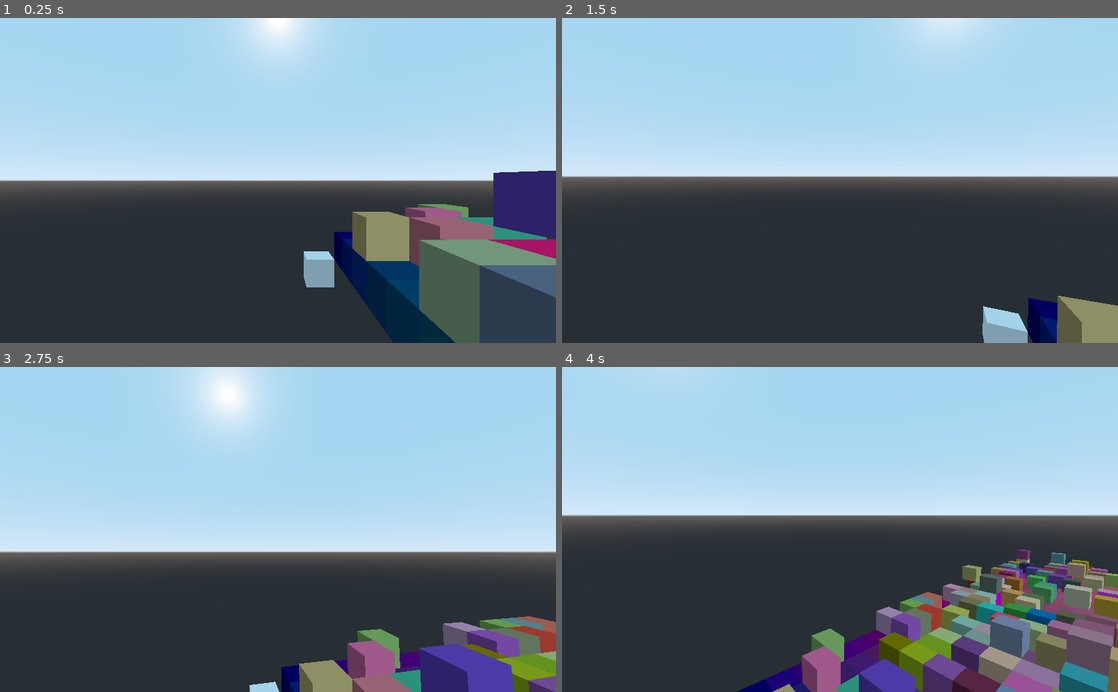
Above: before the commit, frames 1-4 (two rows, left to right).
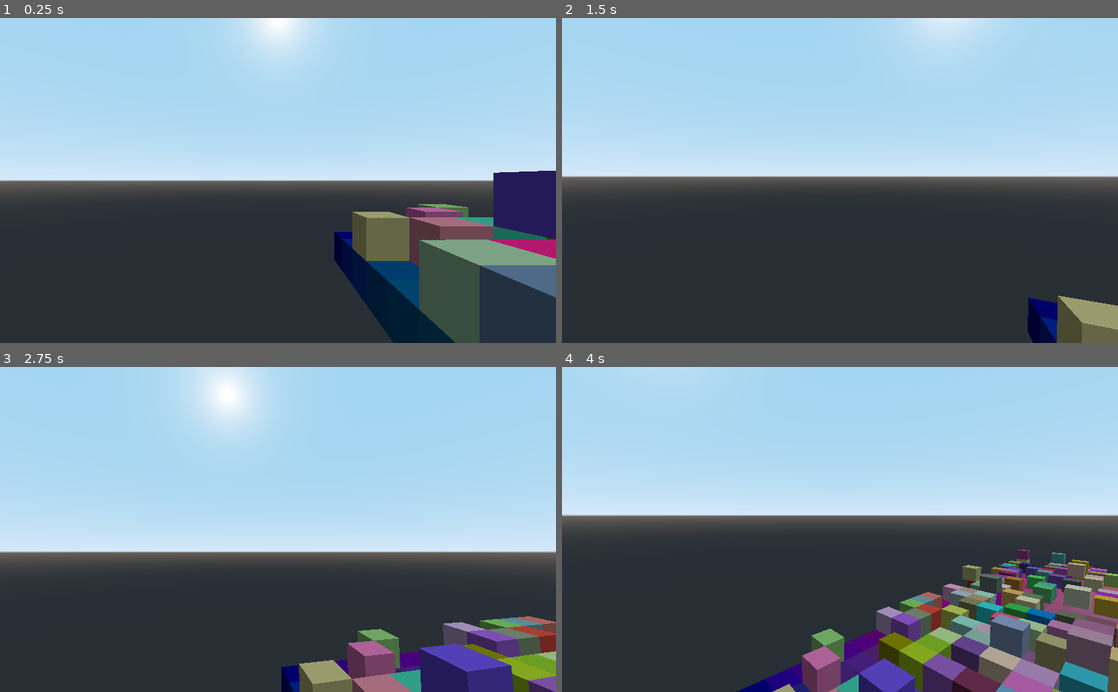
Above: after the commit, the same moments.

Repository: CrispyPin/voxel-raymarcher
Game: Godot game, scene res://main.tscn
The game is run twice, just before and just after one commit, with the same random seed, the same clock (stepped at 60 frames per second) and the same inputs.
Inputs (mouse positions are in pixels of both pictures, inside the frame that each line leads up to):
- Up to frame 1 (0.25 s): no input
- Up to frame 2 (1.5 s): tap Enter at 0.5 s; move the mouse to (867, 180) at 0.52 s; hold Up (ui_up) from 0.53 s (still down); tap Space at 1.25 s; move the mouse to (812, 180) at 1.27 s
- Up to frame 3 (2.75 s): keep holding Up (ui_up); move the mouse to (289, 523) at 2.02 s
- Up to frame 4 (4 s): keep holding Up (ui_up); tap Enter at 2.75 s; move the mouse to (834, 536) at 2.77 s; tap Space at 3.5 s; move the mouse to (878, 532) at 3.52 s

The runs differ from the first frame. In frame 1, 2.4% of the frame differs, in the area x 54-99%, y 58-83%; in frame 2, 1.1%; in frame 3, 2.1%; in frame 4, 1.6%.

Commit message:
fix normals

Diff:
--- a/cube-raymarch/chunk.gd
+++ b/cube-raymarch/chunk.gd
@@ -8,6 +8,7 @@
 	voxels.flags = 0
 	_voxel.create(1, 1, false, Image.FORMAT_RGBA8)
 	_voxel.lock()
+	_fill_raw(Color(0,0,0,0))
 
 	for x in range(32):
 		for z in range(32):
@@ -18,12 +19,21 @@
 			if randf() < 0.05:
 				set_raw(x, 2, z, Color(randf(), randf(), randf(), 1))
 
+	set_raw(8,8,8, Color(randf(), randf(), randf(), 1))
+
 	get_surface_material(0).set_shader_param("voxels", voxels)
 
 func _process(_delta):
 	#set_raw(5,5,5,Color(1,1,0,1))
 	pass
 
+func _fill_raw(col):
+	_voxel.set_pixel(0, 0, col)
+	for x in range(32):
+		for y in range(32):
+			for z in range(32):
+				voxels.set_data_partial(_voxel, x, y, z)
+
 func set_raw(x, y, z, col):
 	_voxel.set_pixel(0, 0, col)
 	voxels.set_data_partial(_voxel, x, y, z)
--- a/cube-raymarch/main.tscn
+++ b/cube-raymarch/main.tscn
@@ -6,9 +6,6 @@
 
 [sub_resource type="CubeMesh" id=1]
 size = Vector3( 32, 32, 32 )
-
-[sub_resource type="CubeMesh" id=2]
-size = Vector3( 1, 1, 1 )
 
 [node name="Spatial" type="Spatial"]
 
@@ -31,13 +28,3 @@
 up_action = "up"
 down_action = "down"
 use_gui = false
-
-[node name="MeshInstance2" type="MeshInstance" parent="."]
-transform = Transform( 1, 0, 0, 0, 1, 0, 0, 0, 1, -0.5, -0.5, -0.5 )
-mesh = SubResource( 2 )
-material/0 = null
-
-[node name="MeshInstance3" type="MeshInstance" parent="."]
-transform = Transform( 1, 0, 0, 0, 1, 0, 0, 0, 1, 32, 32, 32 )
-mesh = SubResource( 2 )
-material/0 = null
--- a/cube-raymarch/raymarch.shader
+++ b/cube-raymarch/raymarch.shader
@@ -19,10 +19,18 @@
 
 vec3 get_normal(vec3 pos) {
 	pos = fract(pos);
-	pos = normalize(pos - 0.5); // centered coords = sphere normals
-	vec3 norm = step(pos, vec3(absmaxcomp(pos)));
-	norm = normalize(norm);
-	return norm;
+	pos = normalize(pos - 0.5); // centered coords
+	vec3 norm;
+	if (pos.x == absmaxcomp(pos)) {
+		norm = vec3(1,0,0) * sign(pos.x);
+	}
+	else if (pos.y == absmaxcomp(pos)) {
+		norm = vec3(0,1,0) * sign(pos.y);
+	}
+	else {
+		norm = vec3(0,0,1) * sign(pos.z);
+	}
+	return normalize(norm);
 }
 
 vec4 plane_march(vec3 cam_pos, vec3 surf_pos) {
@@ -41,6 +49,7 @@
 			sun_light = max(sun_light, 0.0);
 			sun_light = sun_light*0.4+0.1;
 			col.rgb *= vec3(sun_light);
+			//col.rgb = norm*0.5+0.5;
 			//col = vec4(vec3(float(steps)/200.), 1);
 			return col;
 		}
Not shown: 1 places in cube-raymarch/main.tscn that only renumber resources
